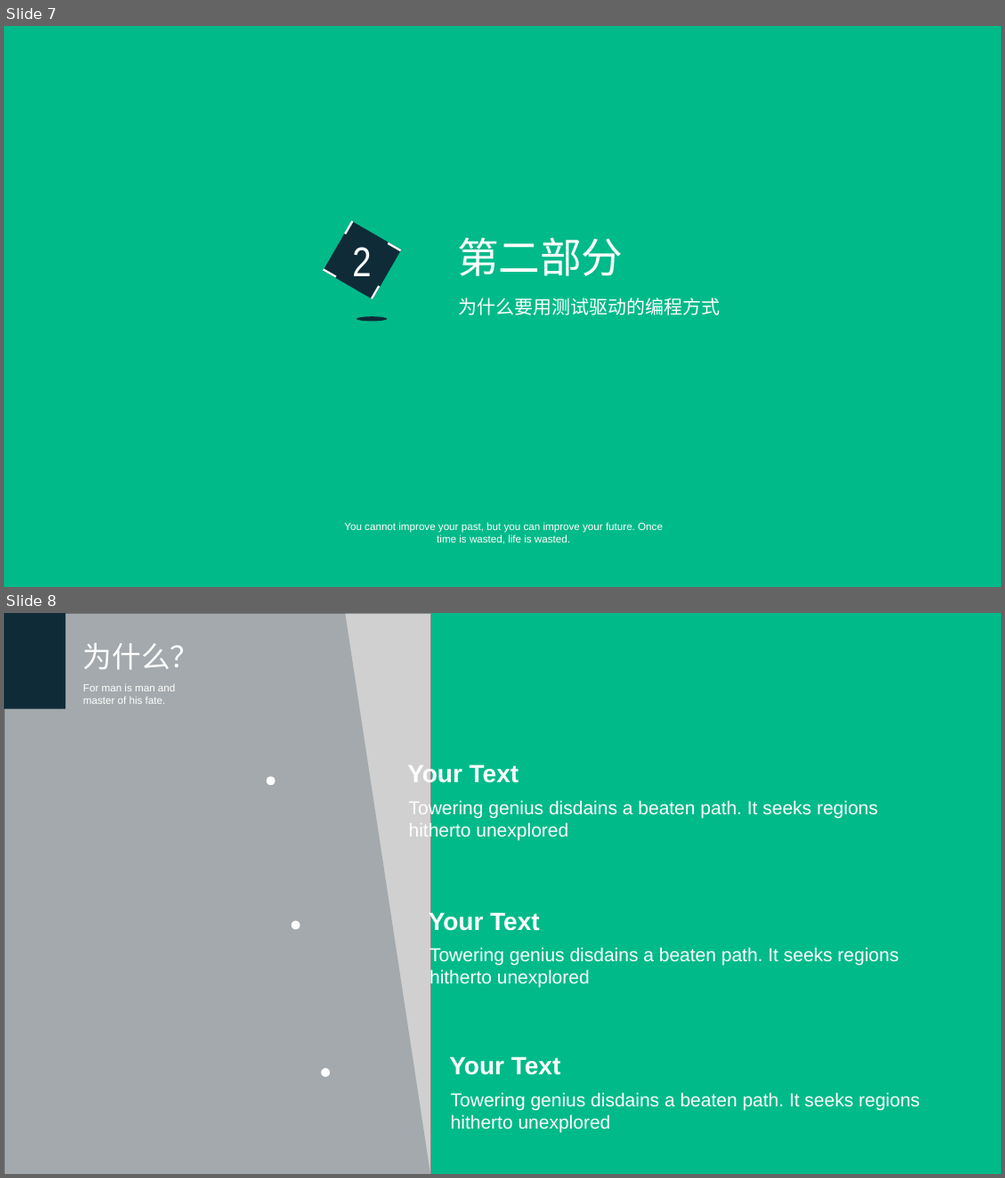
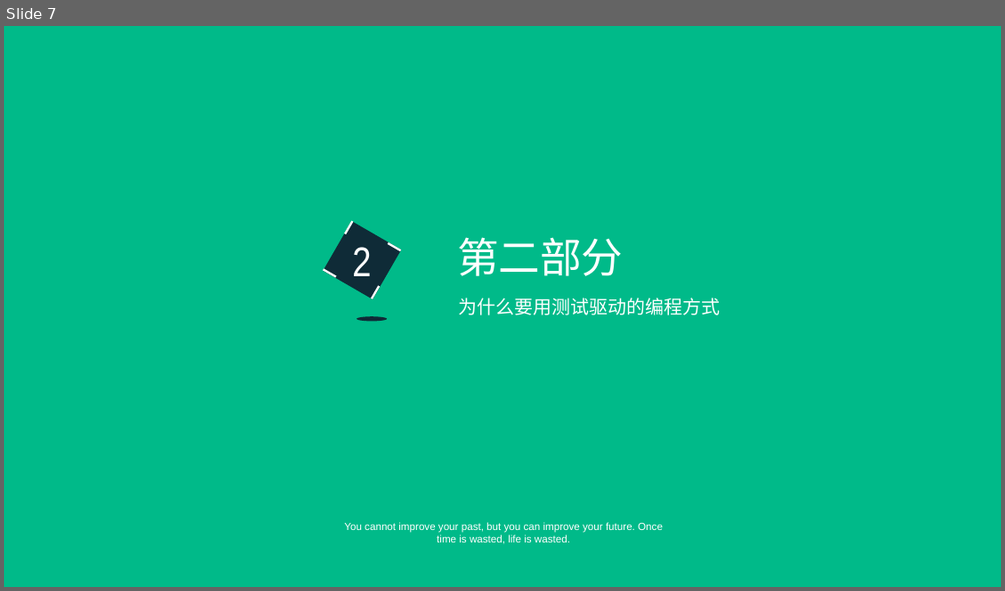
Before and after one commit to hanangjie/play, a slide deck: share/TDT/测试驱动开发.ppt. Shown one above the other, each under a label of ours: slides 7 and 8 before the commit, slide 7 after it. The pictures are 1005x1178 and 1005x591 pixels, drawn with LibreOffice and Linux fonts; fonts in the diff are those of the drawing; grey boxes stand for pictures. Boxes give left, top, right and bottom in pixels: in the first picture for what was removed or moved away, otherwise in the second. Text is boxed around its words. In the diff, an @@ line names an element or a change of style, - is before the commit and + after.

```diff
--- a/share/TDT/测试驱动开发.ppt
+++ b/share/TDT/测试驱动开发.ppt
@@ slide 8 removed at bbox=[4, 613, 1001, 1174], background #00BA89 @@
@@ picture removed at bbox=[4, 613, 430, 1174] @@
@@ flow chart manual input removed at bbox=[4, 613, 430, 1174] @@
@@ rectangle removed at bbox=[4, 613, 66, 708] @@
@@ text removed at bbox=[83, 643, 200, 670] @@
-为什么？
@@ text removed at bbox=[83, 683, 175, 704] @@
-For man is man and master of his fate.
@@ text removed at bbox=[407, 763, 519, 787] @@
-Your Text
@@ ellipse removed at bbox=[267, 776, 275, 785] @@
@@ text removed at bbox=[409, 799, 878, 840] @@
-Towering genius disdains a beaten path. It seeks regions hitherto unexplored
@@ ellipse removed at bbox=[291, 920, 299, 929] @@
@@ text removed at bbox=[429, 910, 540, 934] @@
-Your Text
@@ text removed at bbox=[429, 946, 898, 988] @@
-Towering genius disdains a beaten path. It seeks regions hitherto unexplored
@@ text removed at bbox=[449, 1056, 561, 1075] @@
-Your Text
@@ ellipse removed at bbox=[321, 1067, 330, 1077] @@
@@ text removed at bbox=[451, 1092, 920, 1132] @@
-Towering genius disdains a beaten path. It seeks regions hitherto unexplored
```
Also in this commit, not shown: 1 slide changed, 5 slides added, 8 other slides removed.
